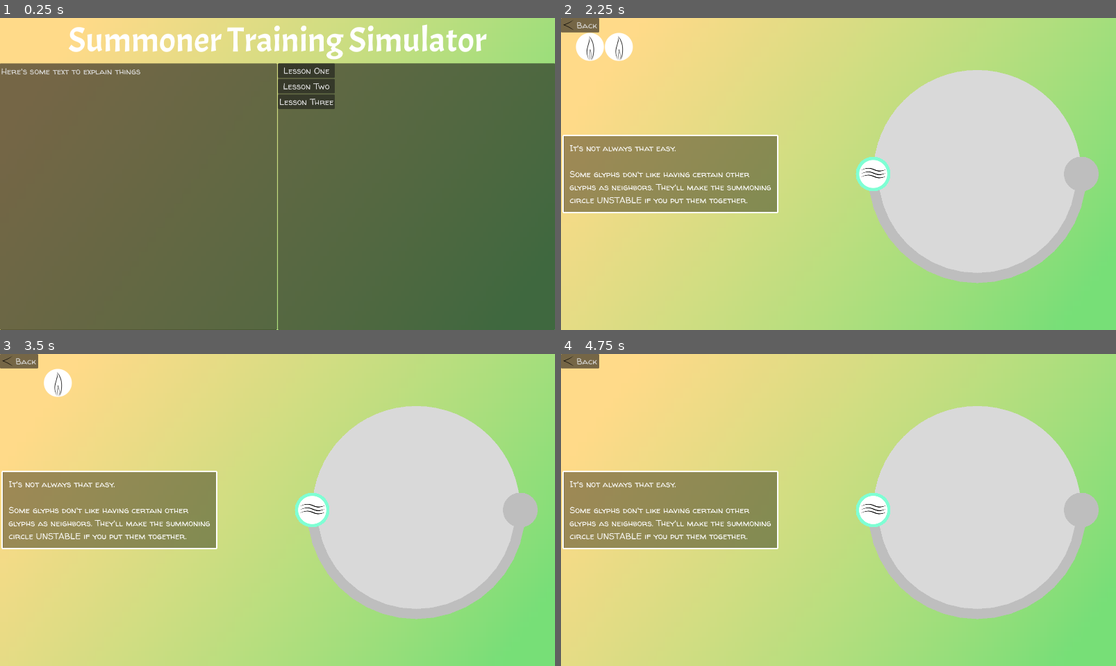
Above: before the commit, frames 1-4 (two rows, left to right).
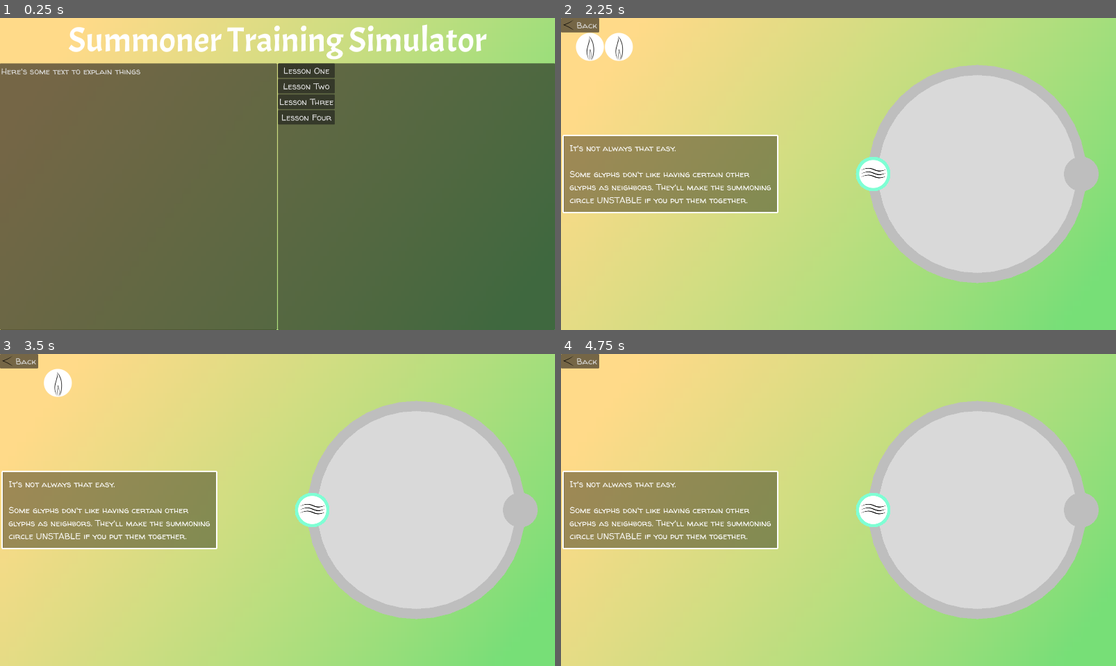
Above: after the commit, the same moments.

Repository: jwodicka/LD55
Game: Godot game, scene res://main_menu.tscn
The game is run twice, just before and just after one commit, with the same random seed, the same clock (stepped at 60 frames per second) and the same inputs.
Inputs (mouse positions are in pixels of both pictures, inside the frame that each line leads up to):
- Up to frame 1 (0.25 s): no input
- Up to frame 2 (2.25 s): click "Lesson One" at 0.5 s; click "Back" at 1.25 s; click "Lesson Two" at 2 s
- Up to frame 3 (3.5 s): tap Enter at 2.75 s; drag from (27, 382) to (310, 510) at 2.77 s
- Up to frame 4 (4.75 s): tap Space at 3.5 s; drag from (616, 382) to (871, 510) at 3.52 s; tap Enter at 4.25 s; click (871, 510) at 4.42 s

The runs differ from the first frame. In frame 1, 0.4% of the frame differs, in the area x 50-61%, y 29-35%; in frame 2, 1.7%, in the area x 55-95%, y 14-45%; in frame 3, 1.7%; in frame 4, 1.7%.

Commit message:
Added puzzle 4

Diff:
--- a/GameLogic.gd
+++ b/GameLogic.gd
@@ -31,7 +31,7 @@
 			That's all there is to it!"""
 			glyphs = [Symbol.FIRE]
 			targets = 2
-			target_connectors = [Vector2i(0, 1)]
+			target_connectors = [Vector2i(0, 1), Vector2i(1,0)]
 			initial_placements = {0: Symbol.FIRE}
 			offset_angle = -90
 		"Level 2":
@@ -42,7 +42,7 @@
 			circle UNSTABLE if you put them together."""
 			glyphs = [Symbol.FIRE, Symbol.FIRE]
 			targets = 2
-			target_connectors = [Vector2i(0, 1)]
+			target_connectors = [Vector2i(0, 1), Vector2i(1, 0)]
 			initial_placements = {0: Symbol.WATER}
 			offset_angle = -90
 		"Level 3":
@@ -61,6 +61,17 @@
 				Vector2i(4, 5),
 				Vector2i(5, 0),
 				Vector2i(2, 4)
+			]
+		"Level 4":
+			glyphs = [SALT, SALT, AIR, EARTH, WATER]
+			targets = 5
+			target_connectors = [
+				Vector2i(0, 2),
+				Vector2i(1, 3),
+				Vector2i(2, 4),
+				Vector2i(3, 0),
+				Vector2i(4, 1),
+				Vector2i(2, 3)
 			]
 	var level: SummoningCircle = SUMMONING_CIRCLE_SCENE.instantiate() as SummoningCircle
 	level.glyphs = glyphs
--- a/SummoningCircle.gd
+++ b/SummoningCircle.gd
@@ -67,6 +67,8 @@
 			glyph.symbol = initial_placements[i]
 			glyph.position = Vector2(target.position)
 			target.current_glyph = glyph
+			# We bypass the setter to avoid the audio cue
+			target._glyph_held = true
 			$Glyphs.add_child(glyph)
 	for c in target_connectors:
 		var connector: TargetConnector = TARGET_CONNECTOR.instantiate()
@@ -77,7 +79,13 @@
 			print("Adjacent points")
 			var offset_a := connector.end_a.position - center
 			var offset_b := connector.end_b.position - center
-			var angle := offset_a.angle_to(offset_b)
+
+			var angle: float
+			if (offset_a + offset_b).is_zero_approx():
+				angle = PI
+			else:
+				angle = offset_a.angle_to(offset_b)
+
 			var angle_step := angle/CURVE_STEPS
 			for step in range(0, CURVE_STEPS + 1):
 				var theta := angle_step * step
--- a/main_menu.tscn
+++ b/main_menu.tscn
@@ -65,6 +65,11 @@
 layout_mode = 2
 text = "Lesson Three"
 
+[node name="Button4" type="Button" parent="VBoxContainer/HBoxContainer/Panel/VBoxContainer"]
+layout_mode = 2
+text = "Lesson Four"
+
 [connection signal="pressed" from="VBoxContainer/HBoxContainer/Panel/VBoxContainer/Button" to="." method="_on_level_select" binds= ["Level 1"]]
 [connection signal="pressed" from="VBoxContainer/HBoxContainer/Panel/VBoxContainer/Button2" to="." method="_on_level_select" binds= ["Level 2"]]
 [connection signal="pressed" from="VBoxContainer/HBoxContainer/Panel/VBoxContainer/Button3" to="." method="_on_level_select" binds= ["Level 3"]]
+[connection signal="pressed" from="VBoxContainer/HBoxContainer/Panel/VBoxContainer/Button4" to="." method="_on_level_select" binds= ["Level 4"]]
